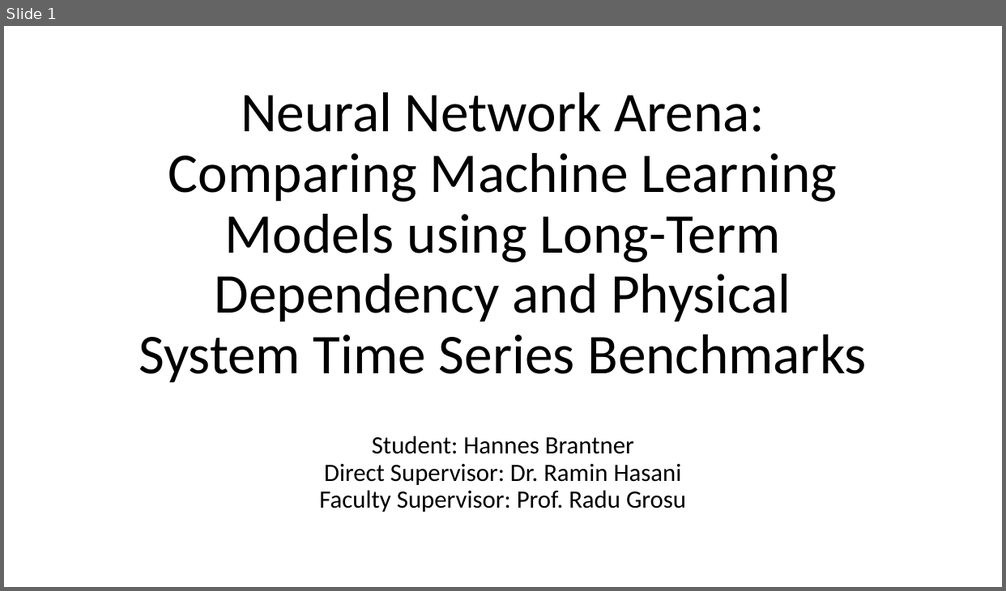
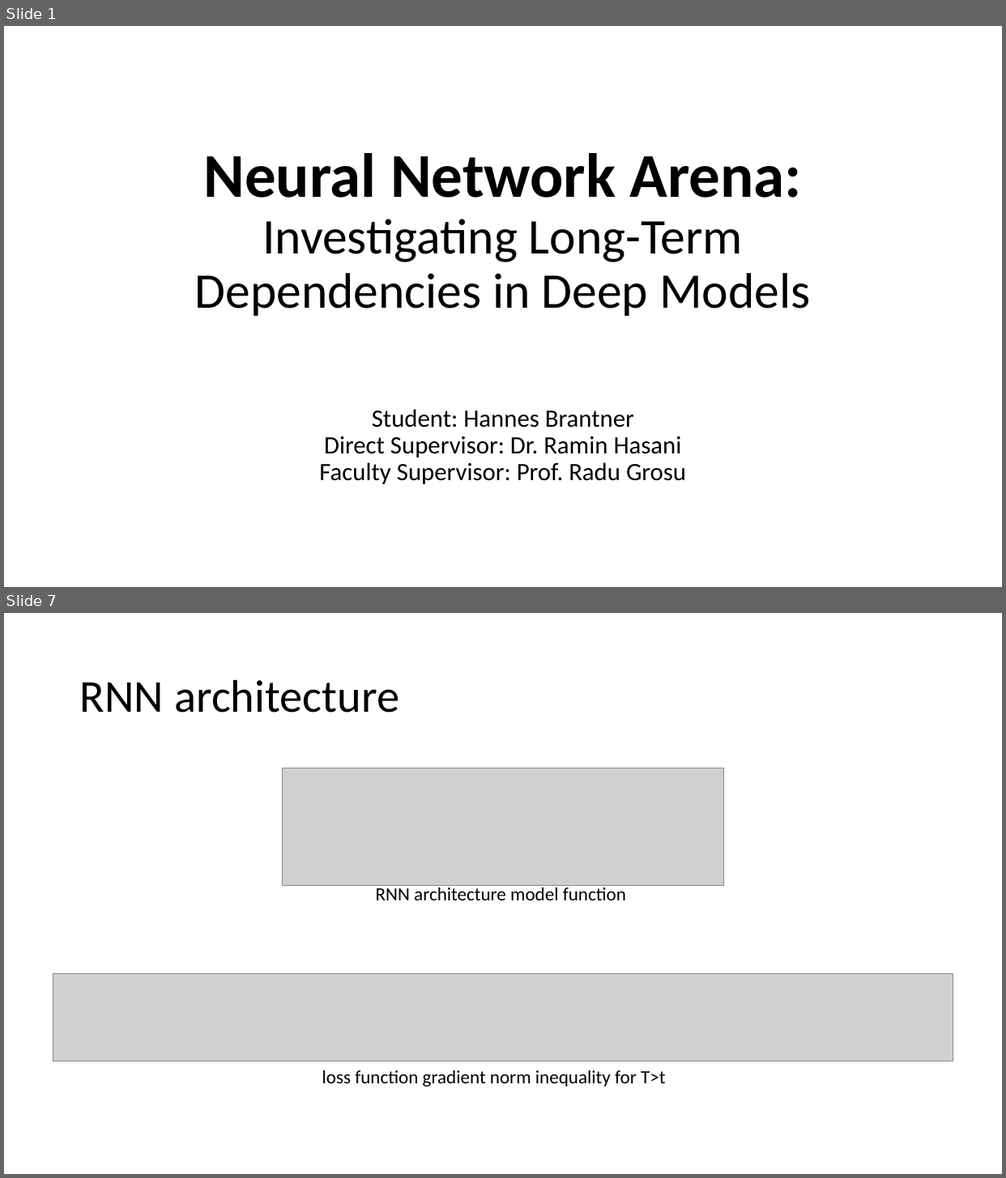
Before and after one commit to Oidlichtnwoada/NeuralNetworkArena, a slide deck: thesis/presentations/thesis_presentation.pptx. Shown one above the other, each under a label of ours: slide 1 before the commit, slides 1 and 7 after it; the slides between them are not shown. The pictures are 1006x591 and 1006x1178 pixels, drawn with LibreOffice and Linux fonts; fonts in the diff are those of the drawing; grey boxes stand for pictures. Boxes give left, top, right and bottom in pixels: in the first picture for what was removed or moved away, otherwise in the second. Text is boxed around its words. In the diff, an @@ line names an element or a change of style, - is before the commit and + after.

```diff
--- a/thesis/presentations/thesis_presentation.pptx
+++ b/thesis/presentations/thesis_presentation.pptx
@@ slide 7 added at [4,613,1002,1174], background #FFFFFF @@
@@ title added at [80,679,399,713], 44 pt, text #000000 @@
+RNN architecture
@@ picture added at [283,769,724,886] @@
@@ text added at [376,884,626,901], 18 pt, text #000000 @@
+RNN architecture model function
@@ picture added at [53,973,953,1062] @@
@@ text added at [322,1071,665,1087], 18 pt, text #000000 @@
+loss function gradient norm inequality for T>t
@@ slide 1 changed as well @@
@@ title at [195,153,810,316]: text changed; size 54 to 48 pt @@
-Neural Network Arena: Comparing Machine Learning Models using Long-Term Dependency and Physical System Time Series Benchmarks
+Neural Network Arena: Investigating Long-Term Dependencies in Deep Models
@@ subtitle "Student: Hannes Brantner Direct Supervisor: ...": place and size @@
-subtitle "Student: Hannes Brantner Direct Supervisor: ..." at [319,436,686,512]
+subtitle "Student: Hannes Brantner Direct Supervisor: ..." at [319,409,686,484]
```
Also in this commit, not shown: 3 other slides changed, 15 other slides added, 35 slides removed, 2 other files.
